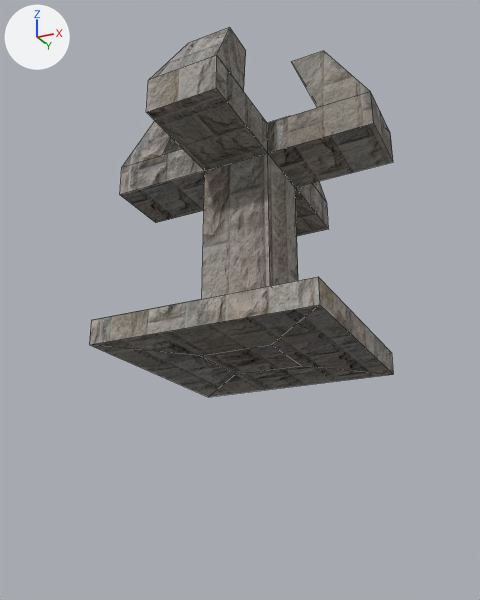
Renders of the Blender file baguetteGame/Assets/Models/Pedestal/Pedestal.blend from each side of a commit.
Camera for both pictures: a 50 mm lens placed at (7.3, -15.31, -8.67), pointed at (-0.3, -0.12, -1.84). Every picture has the same lights, and +X, +Y and +Z are marked at upper left. Mesh edges are drawn as thin lines.

Script lines for the objects in view, before the commit:
```python
me_cube_010 = bpy.data.meshes.new('Cube.010')
me_cube_010.from_pydata(...)  # 68 vertices, 62 faces; spans x -4.0..4.0, y -4.0..4.0, z -1.79..2.59
me_cube_010.materials.append(mat_brick)  # picture img_brickfacade0027_1_m_jpg
# before: 56 (-1.0, -1.0, -1.79) at pixel (200, 355), 57 (-1.0, 1.0, -1.79) at pixel (235, 374), 58 (1.0, 1.0, -1.79) at pixel (301, 365), 59 (1.0, -1.0, -1.79) at pixel (271, 344), 64 (-3.0, -3.0, -1.79) at pixel (89, 344)
# before: 65 (-3.0, 3.0, -1.79) at pixel (208, 397), 66 (3.0, 3.0, -1.79) at pixel (393, 374), 67 (3.0, -3.0, -1.79) at pixel (319, 304)
ob_cube = bpy.data.objects.new('Cube', me_cube_010)
ob_cube.location = (0.0, 0.0, 0.0)
ob_cube.scale = (1.0, 1.0, 2.0)
```
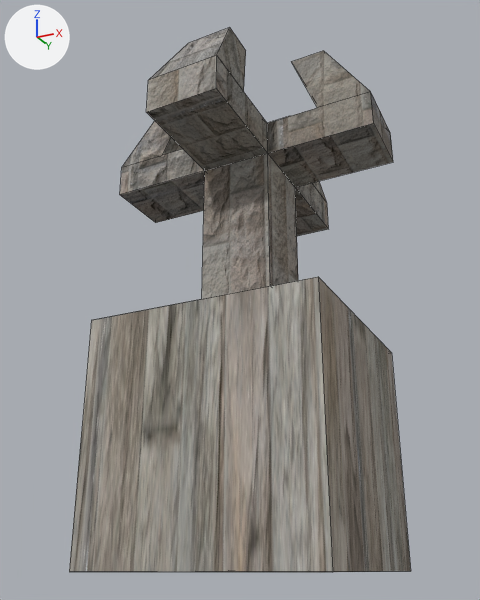
What differs and where, as boxes (x1, y1, x2, y2) in the pictures (480 x 600 px; the box of a moved part takes in the faces that stretch with it):
'Cube', reshaped (12% wider, 47% taller)
    before: (89, 27, 393, 397)
    after: (69, 27, 411, 572)
part 1 of me_cube_010, moved or reshaped
    before: (89, 279, 393, 397)
    after: (69, 279, 411, 572)

What changed in the scene script:
```text
Change me_cube_010:
    where me_cube_010.from_pydata(...)  # 68 vertices, 62 faces; spans x -4.0..4.0, y -4.0..4.0, z -1.79..2.59
    used by ob_cube; location = (0.0, 0.0, 0.0); scale = (1.0, 1.0, 2.0)
    me_cube_010 part 1
    add for i in [*range(56, 60), *range(64, 68)]: me_cube_010.vertices[i].co += Vector((0.0, 0.0, -2.58))
```
